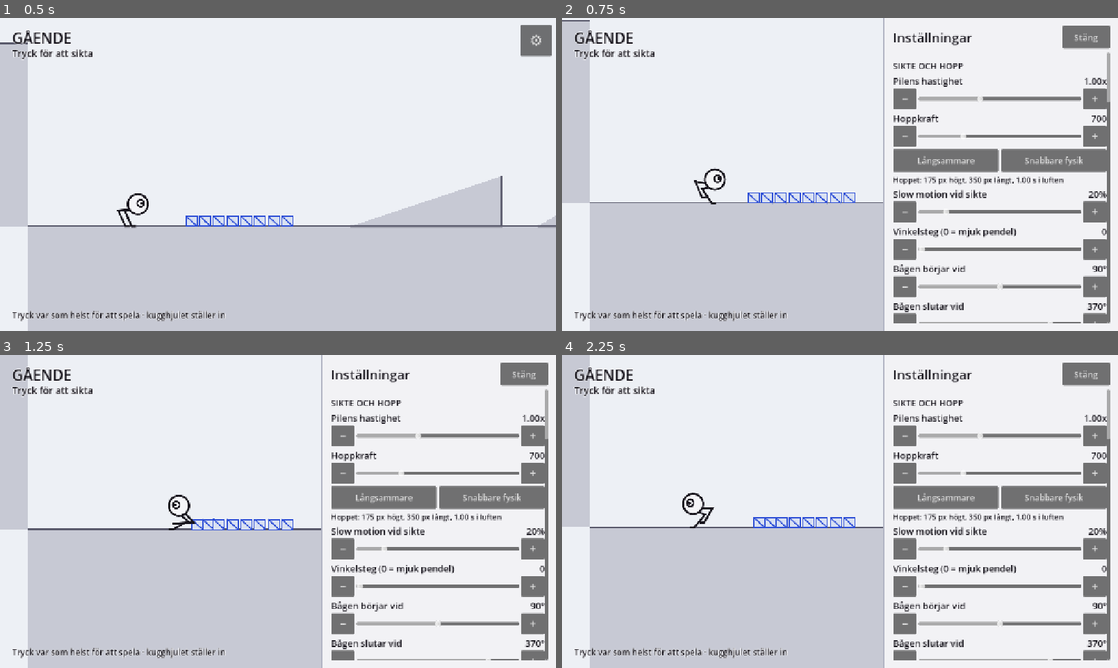
Above: before the commit, frames 1-4 (two rows, left to right).
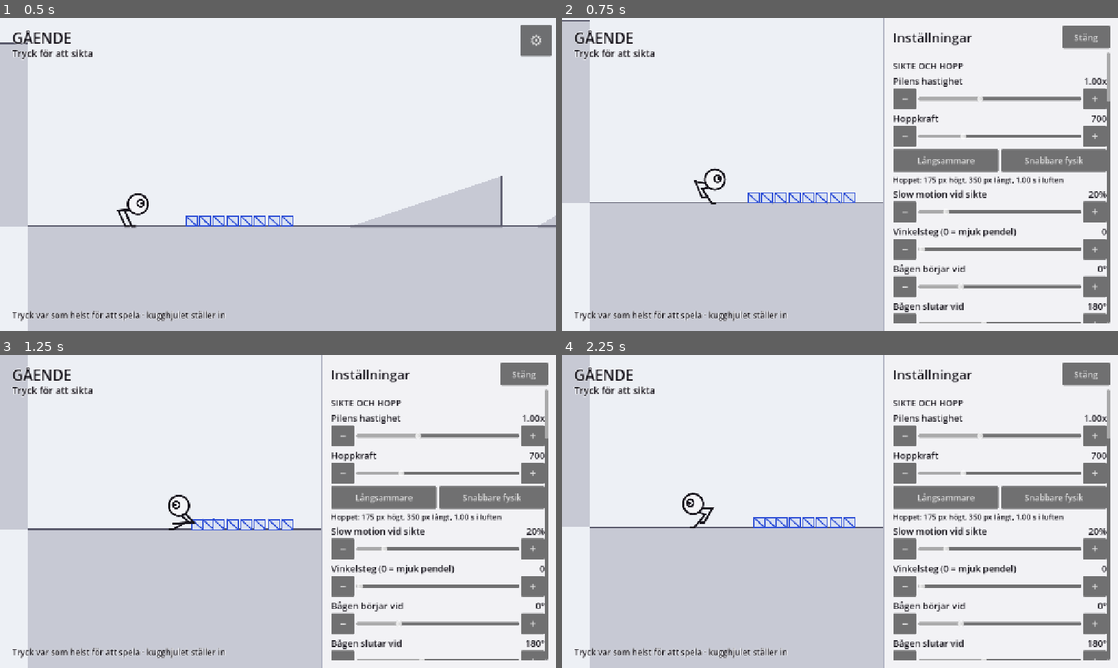
Above: after the commit, the same moments.

Repository: ojojboll-ui/Robo-ball
Game: Godot game, scene res://main/main.tscn
Same seed, same stepped clock (60 frames per second), same inputs: the game is played once before the commit and once after it.
Inputs:
- Up to frame 1 (0.5 s): no input
- Up to frame 2 (0.75 s): click "⚙" at 0.5 s
- Up to frame 3 (1.25 s): no input
- Up to frame 4 (2.25 s): click "Stäng" at 1.25 s; click "⚙" at 2 s

Frame 1 is identical in both runs. In frame 2, 0.2% of the frame differs, in the area x 71-99%, y 26-98%; in frame 3, 0.2%; in frame 4, 0.2%.

Commit message:
Sweep the arrow from horizontal-forward to horizontal-back
Correction from playtest: the arc should run 0 to 180 degrees, and it
should always begin at the end RB is walking towards.

Facing right it now starts at 0 — horizontal, straight ahead — and sweeps
up and over to 180. Facing left it starts at 180 and sweeps the other
way. Verified both directions.

That is a better rule than either of the two before it. Starting at the
forward horizontal gives the player the angle they most often want as the
very first thing, and since the arrow begins at rest in the outer
position and accelerates smoothly, there is a clear moment to press
before it moves off.

Saved profiles holding the short-lived 90 to 370 span are migrated to the
new one on load, so a playtest device does not stay stuck in a setting we
have abandoned.

Also adds a reset button to the panel. Defaults are captured before the
save file is read, so resetting needs no second copy of them written
down, and the next child in a playtest can start from the same place
without anyone remembering what was changed.

Co-Authored-By: Claude Opus 5 <noreply@anthropic.com>
Claude-Session: https://claude.ai/code/session_01BFuXiawrAFSoffrH8t6SUi

Diff:
--- a/game/actor/robo_ball.gd
+++ b/game/actor/robo_ball.gd
@@ -171,11 +171,14 @@
 		return
 
 	_sweep_t += real * Settings.aim_sweep_speed * 1.6
-	# Bågen startar vid spannets första värde — med grundinställningen rakt upp —
-	# och pendlar därifrån. Cosinus gör att pilen börjar stilla i ytterläget och
-	# accelererar mjukt, i stället för att starta mitt i svepet med full fart.
+	# Bågen startar alltid i den ände som ligger åt det håll RB går, och pendlar
+	# därifrån. Går han åt höger börjar pilen vågrätt framåt och sveper upp och
+	# över; går han åt vänster tvärtom. Cosinus gör att den börjar stilla i
+	# ytterläget och accelererar mjukt i stället för att starta mitt i svepet.
 	var t := 0.5 - 0.5 * cos(_sweep_t)
-	aim_deg = lerpf(Settings.aim_min_deg, Settings.aim_max_deg, t)
+	var from := Settings.aim_min_deg if facing > 0 else Settings.aim_max_deg
+	var to := Settings.aim_max_deg if facing > 0 else Settings.aim_min_deg
+	aim_deg = lerpf(from, to, t)
 	if Settings.aim_steps > 1:
 		# Diskreta vinklar: lättare att träffa rätt, och möjligt att beskriva
 		# i ord för någon som behöver hjälp att välja.
--- a/game/core/settings.gd
+++ b/game/core/settings.gd
@@ -28,11 +28,11 @@
 ## utvecklarpanelen, och GDScripts statiska typning gillar inte int → enum.
 var control_variant: int = ControlVariant.CLASSIC
 var aim_steps := 0             ## 0 = mjuk pendel, annars antal diskreta vinklar
-## Pilens spann i grader. 0 = rakt höger, 90 = rakt upp, 180 = rakt vänster,
-## 270 = rakt ner. Bågen startar vid det första värdet, så 90 betyder att den
-## börjar rakt upp och sedan pendlar varvet runt.
-var aim_min_deg := 90.0
-var aim_max_deg := 370.0
+## Pilens spann i grader. 0 = rakt höger, 90 = rakt upp, 180 = rakt vänster.
+## Bågen startar alltid i den ände som ligger åt det håll RB går, och pendlar
+## därifrån — går han åt höger börjar den vågrätt framåt och sveper upp och över.
+var aim_min_deg := 0.0
+var aim_max_deg := 180.0
 var trajectory_preview := true
 var air_jumps := 1             ## extra hopp i luften: 0 = av, 1 = dubbelhopp
 var ledge_guard := true        ## vänd vid kanter i stället för att ramla
@@ -83,8 +83,17 @@
 var auto_roll := true          ## dra in benen automatiskt i branta lutningar
 var level_index := 0
 
+## Grundvärdena fångas innan sparfilen läses, så att panelen kan återställa allt
+## utan att någon behöver skriva upp dem en andra gång.
+var _defaults: Dictionary = {}
+
 func _ready() -> void:
+	_defaults = as_dict()
 	load_settings()
+
+func reset_to_defaults() -> void:
+	apply(_defaults)
+	save_settings()
 
 func as_dict() -> Dictionary:
 	return {
@@ -185,7 +194,15 @@
 		return
 	var parsed: Variant = JSON.parse_string(f.get_as_text())
 	if parsed is Dictionary:
-		apply(parsed)
+		var data: Dictionary = parsed
+		# Engångsflytt: siktets spann var en kort tid 90–370 grader. Sparade
+		# profiler med exakt de värdena får de nya i stället, annars sitter
+		# gamla speltest fast i en inställning vi övergett.
+		if is_equal_approx(float(data.get("aim_min_deg", 0.0)), 90.0) \
+				and is_equal_approx(float(data.get("aim_max_deg", 0.0)), 370.0):
+			data.erase("aim_min_deg")
+			data.erase("aim_max_deg")
+		apply(data)
 
 func notify_changed() -> void:
 	changed.emit()
--- a/game/ui/tuning_panel.gd
+++ b/game/ui/tuning_panel.gd
@@ -98,6 +98,16 @@
 	_rows.add_theme_constant_override("separation", 6)
 	scroll.add_child(_rows)
 
+	_build_rows()
+
+## Bygger om hela listan, för när värden ändrats på ett sätt som rör många rader.
+func _rebuild_rows() -> void:
+	for child in _rows.get_children():
+		_rows.remove_child(child)
+		child.queue_free()
+	_rows_by_title.clear()
+	_travel = null
+	_tempo_note = null
 	_build_rows()
 
 func toggle() -> void:
@@ -209,6 +219,18 @@
 	restart.add_theme_font_size_override("font_size", 20)
 	restart.pressed.connect(func() -> void: restart_requested.emit())
 	_rows.add_child(restart)
+
+	# Nollställning hör hemma i ett verktyg för speltest: nästa barn ska kunna
+	# börja från samma utgångsläge utan att någon minns vad som skruvats på.
+	var reset := Button.new()
+	reset.text = "Återställ alla inställningar"
+	reset.custom_minimum_size = Vector2(0, 58)
+	reset.add_theme_font_size_override("font_size", 20)
+	reset.pressed.connect(func() -> void:
+		Settings.reset_to_defaults()
+		Settings.notify_changed()
+		_rebuild_rows())
+	_rows.add_child(reset)
 	_travel = GridContainer.new()
 	_travel.columns = 3
 	_travel.add_theme_constant_override("h_separation", 6)
Not shown, changed: docs/DESIGN.md
